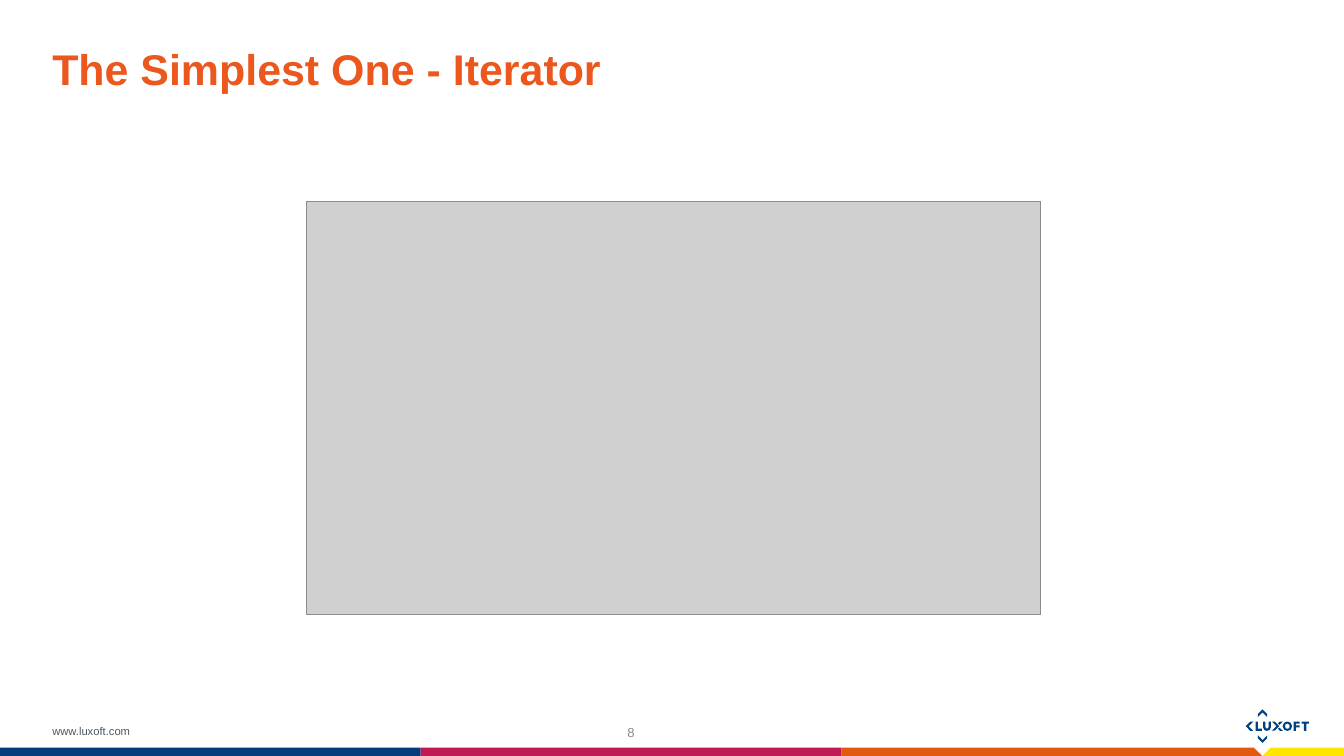
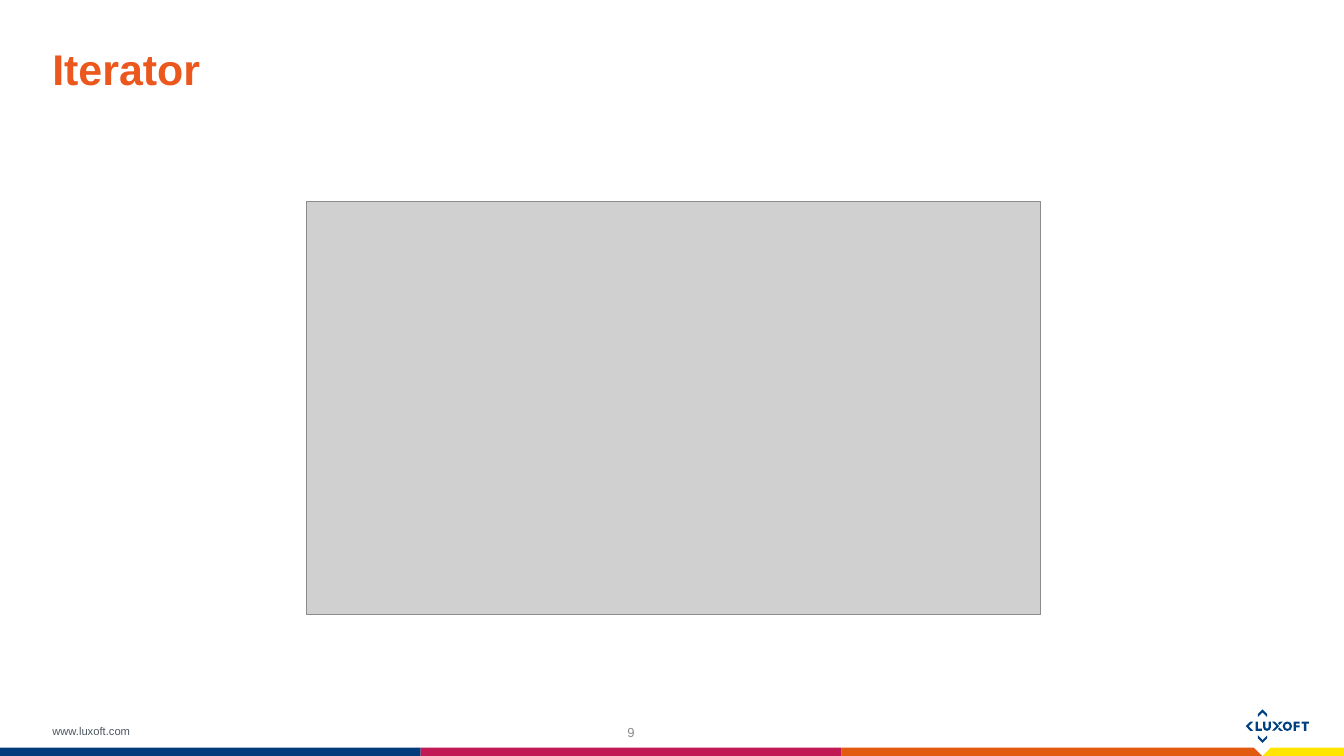
Before and after one commit to bederp/FunctionalPatterns, a slide deck: slide 9 of src/main/resources/Design patterns and their functional counterparts - Luxoft Template.pptx (slide 8 before the commit). Drawn at 1344x756 pixels with LibreOffice and Linux fonts; fonts in the diff are those of the drawing; grey boxes stand for pictures. Boxes give left, top, right and bottom in pixels: in the first picture for what was removed or moved away, otherwise in the second. Text is boxed around its words. In the diff, an @@ line names an element or a change of style, - is before the commit and + after.

```diff
--- a/src/main/resources/Design patterns and their functional counterparts - Luxoft Template.pptx
+++ b/src/main/resources/Design patterns and their functional counterparts - Luxoft Template.pptx
@@ title at (x1=52, y1=55, x2=200, y2=86): text changed @@
-The Simplest One - Iterator
+Iterator
```
Also in this commit, not shown: 2 slides added.
